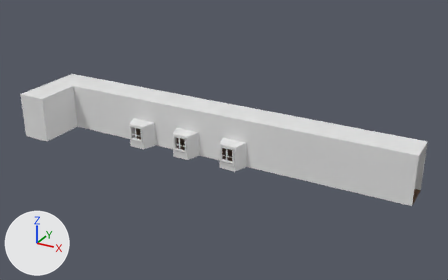
Renders of the Blender file Blender/André/corredor/CORREDOR__ANDRE.blend from each side of a commit.
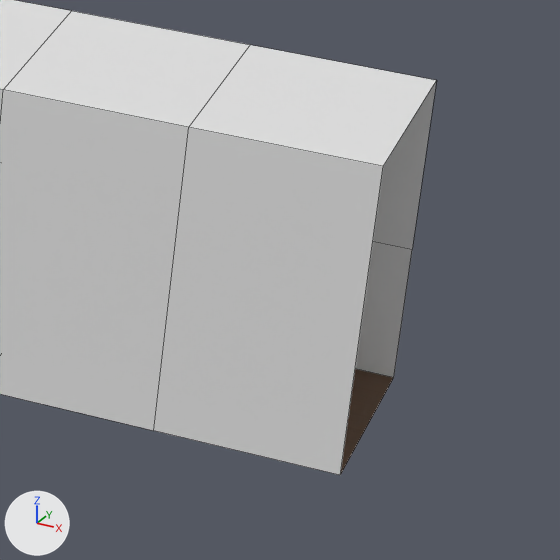
The first picture shows the older version from a camera (50 mm lens) standing at (121.4, -255.7, 146.5) and looking at (-38.1, 34.3, 1.5). The close-ups show both versions on the part from 80% to 100% of the width and 46% to 79% of the height of that picture; other places that the commit changed are outside them. Every picture has the same lights, and +X, +Y and +Z are marked at lower left. The close-ups show mesh edges as thin lines.

Script lines for the objects in view, before the commit:
```python
me_cube_009 = bpy.data.meshes.new('Cube.009')
me_cube_009.from_pydata(...)  # 535 vertices, 448 faces; spans x -18.6..5.9, y -3.9..1.9, z -1.0..1.0
# faces by material slot: [323, 24, 101]
me_cube_009.materials.append(mat_material)  # white #e7e7e7
me_cube_009.materials.append(mat_material_001)  # picture img_wood_png
me_cube_009.materials.append(mat_material_002)  # its picture is missing
# before: 8 (5.9, -1.0, -1.0) at pixel (340, 475), 9 (5.9, -1.0, 1.0) at pixel (383, 166), 10 (5.9, 1.0, -1.0) at pixel (393, 377), 11 (5.9, 1.0, 1.0) at pixel (436, 80), 460 (5.9, 1.0, -0.1) at pixel (412, 249)
ob_corredor_principal = bpy.data.objects.new('Corredor Principal', me_cube_009)
ob_corredor_principal.location = (15.4, 40.4, 3.8)
ob_corredor_principal.scale = (9.69, 9.69, 14.1)
```
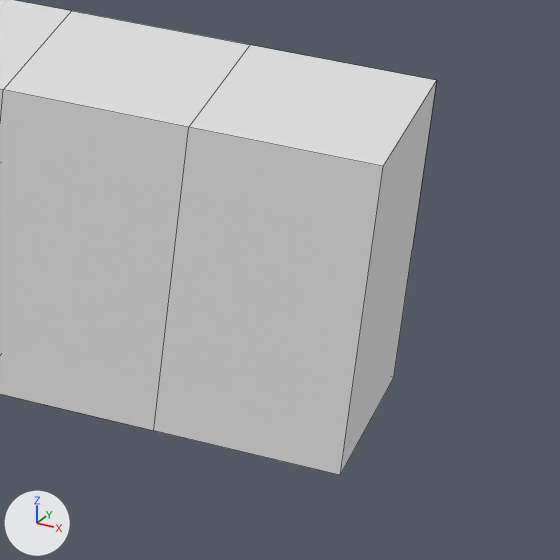
Pixel boxes (x1, y1, x2, y2) of what changed, in the close-ups (560 x 560 px):
part 1 of me_cube_009, added
    after: (341, 80, 437, 473)

What changed in the scene script:
```text
Change me_cube_009:
    used by ob_corredor_principal; location = (15.4, 40.4, 3.8); scale = (9.69, 9.69, 14.1)
    verts and faces of me_cube_009; kept vertices keep their numbers, new ones are numbered from 535
    remove me_cube_009.from_pydata(...)  # 535 vertices, 448 faces; spans x -18.6..5.9, y -3.9..1.9, z -1.0..1.0
    add me_cube_009.from_pydata(...)  # 535 vertices, 449 faces; spans x -18.6..5.9, y -3.9..1.9, z -1.0..1.0
    me_cube_009 part 1
    add faces += [(8, 10, 460, 11, 9)]  # mat_material_002 (its picture is missing)
```
